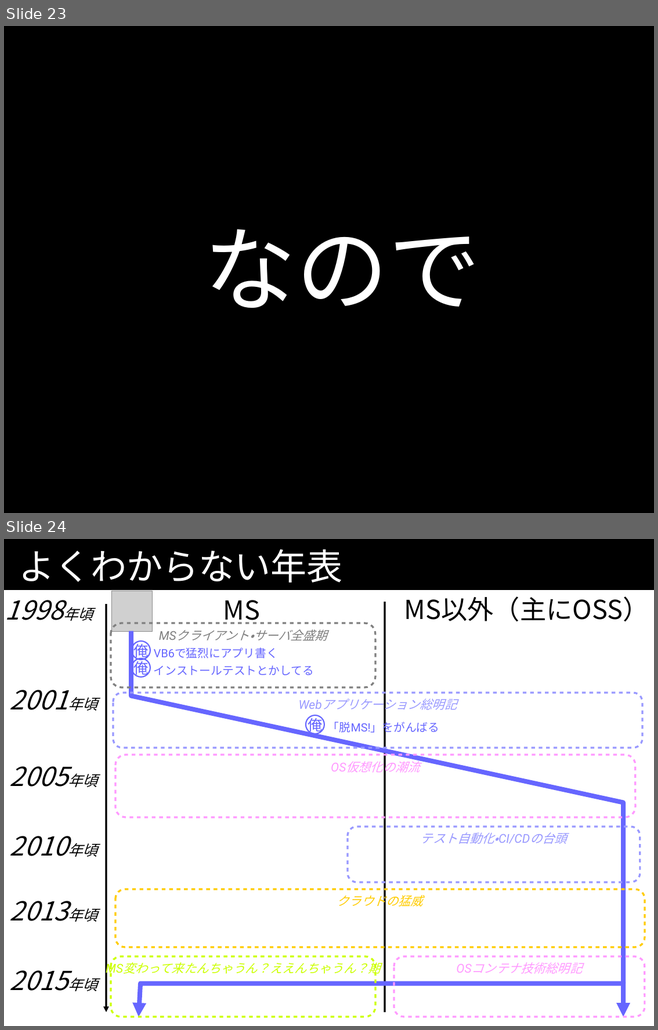
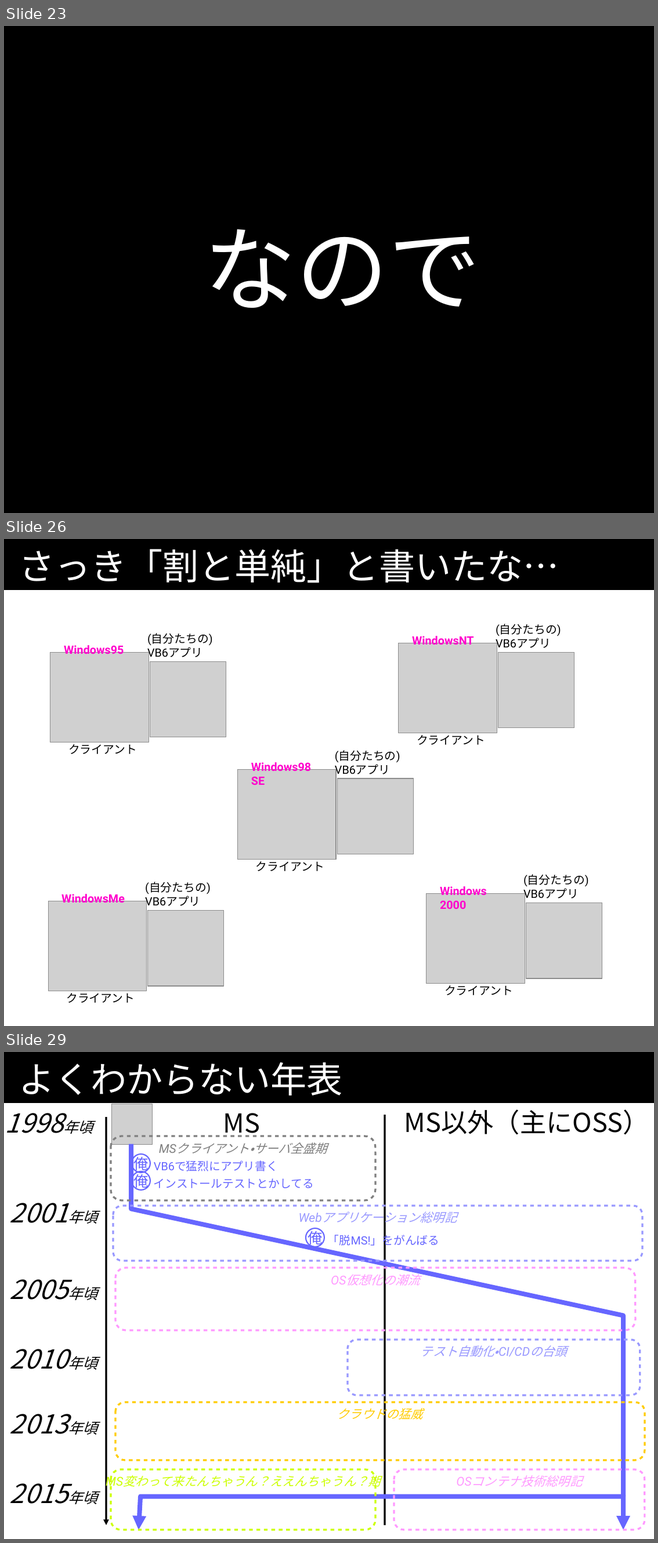
Before and after one commit to kazuhito-m/kazuhito-m.github.io, a slide deck: _drafts/comcamp2016.odp. Shown one above the other, each under a label of ours: slides 23 and 24 before the commit, slides 23, 26 and 29 after it; the slides between them are not shown. The pictures are 658x1030 and 658x1543 pixels, drawn with LibreOffice and Linux fonts; fonts in the diff are those of the drawing; grey boxes stand for pictures. Boxes give left, top, right and bottom in pixels: in the first picture for what was removed or moved away, otherwise in the second. Text is boxed around its words. In the diff, an @@ line names an element or a change of style, - is before the commit and + after.

```diff
--- a/_drafts/comcamp2016.odp
+++ b/_drafts/comcamp2016.odp
@@ slide 26 added at (4, 539, 654, 1026), background #FFFFFF; not listed: 1 template element that a slide beside it also shows @@
@@ title added at (18, 549, 558, 583), 44 pt, text #FFFFFF @@
+さっき「割と単純」と書いたな…
@@ text added at (335, 750, 400, 777), 14 pt, text #000000 @@
+(自分たちの)
+VB6アプリ
@@ picture added at (237, 769, 336, 860) @@
@@ picture added at (338, 779, 413, 855) @@
@@ text added at (256, 859, 324, 871), 14 pt, text #000000 @@
+クライアント
@@ group added at (48, 624, 603, 1003): 13 texts, 8 pictures @@
+Windows98
+SE
+クライアント
+(自分たちの)
+VB6アプリ
+Windows95
+クライアント
+(自分たちの)
+VB6アプリ
+WindowsNT
+クライアント
+(自分たちの)
+VB6アプリ
+Windows
+2000
+クライアント
+(自分たちの)
+VB6アプリ
+WindowsMe
@@ what was slide 24 is now slide 29 @@
```
Also in this commit, not shown: 4 other slides added.
